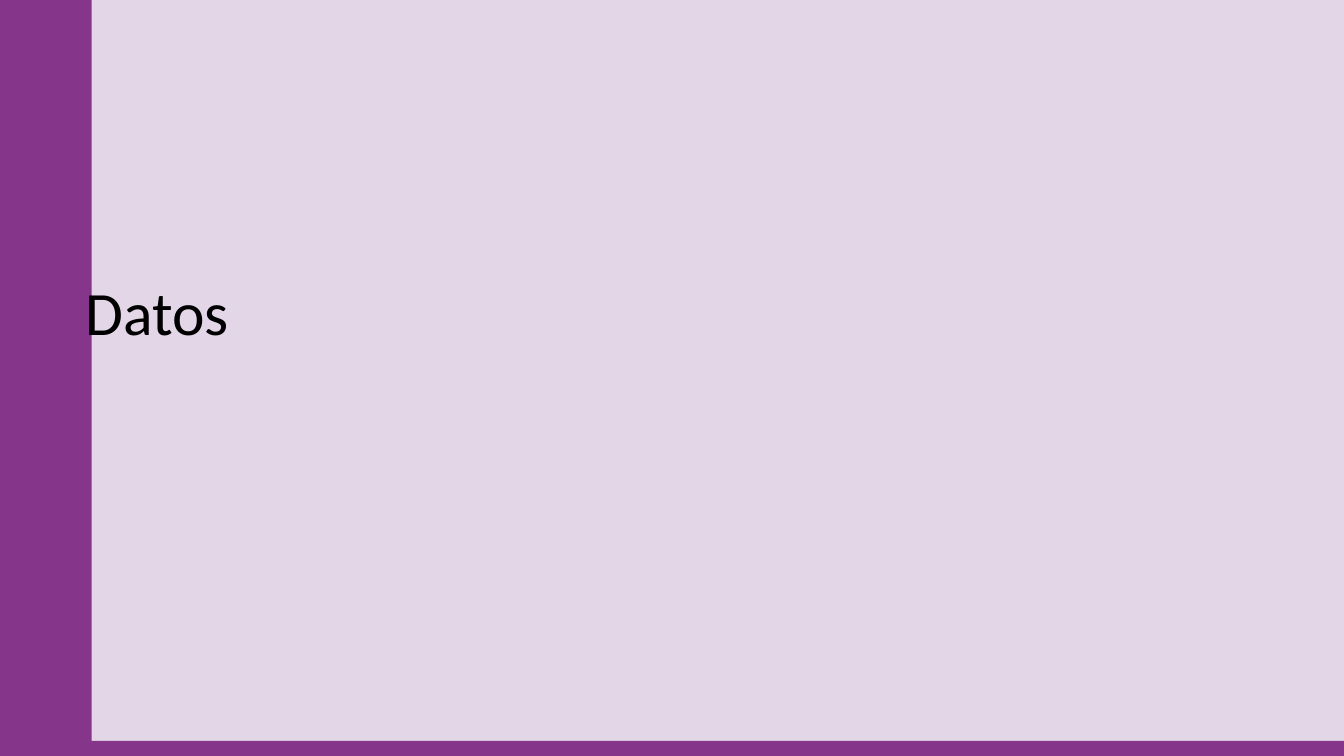
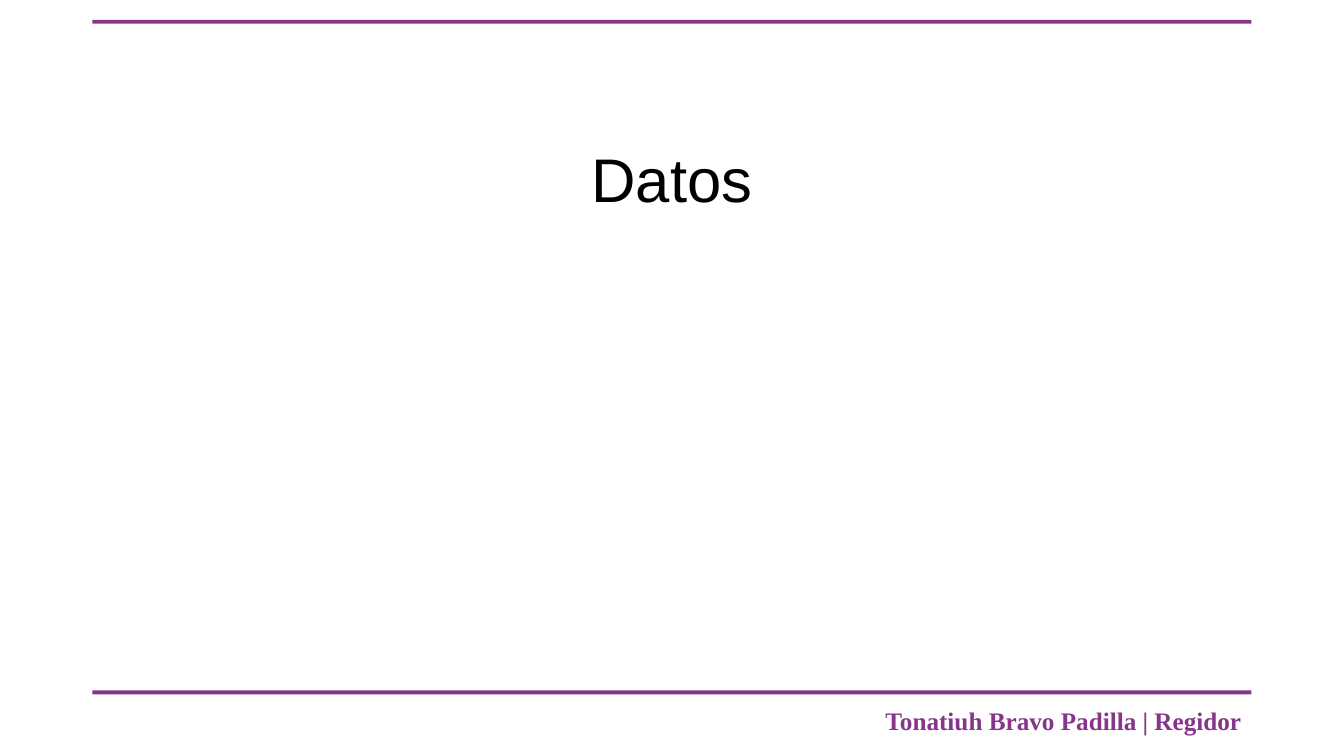
Before and after one commit to analitycsmiike/guadalajara, a slide deck: slide 1 of presentacion.pptx. Drawn at 1344x756 pixels with LibreOffice and Linux fonts; fonts in the diff are those of the drawing; background and template pictures are left out. Boxes give left, top, right and bottom in pixels: in the first picture for what was removed or moved away, otherwise in the second. Text is boxed around its words. In the diff, an @@ line names an element or a change of style, - is before the commit and + after.

```diff
--- a/presentacion.pptx
+++ b/presentacion.pptx
@@ background #71358A at 20% opacity to #FFFFFF @@
@@ rectangle removed at box(0, 0, 92, 756) @@
@@ rectangle added at box(93, 20, 1252, 24), fill #85358A @@
@@ title "Datos": place and size @@
-title "Datos" at box(86, 284, 229, 350)
+title "Datos" at box(591, 159, 752, 203)
@@ title "Datos" at box(591, 159, 752, 203): font Calibri to Arial; alignment left to centre @@
@@ rectangle: place and size @@
-rectangle at box(0, 741, 1344, 756)
+rectangle at box(93, 691, 1252, 695)
@@ text added at box(885, 712, 1241, 736), 18 pt, text #86358B, bold @@
+Tonatiuh Bravo Padilla | Regidor
```
Also in this commit, not shown: 35 other slides changed, 4 other files.
